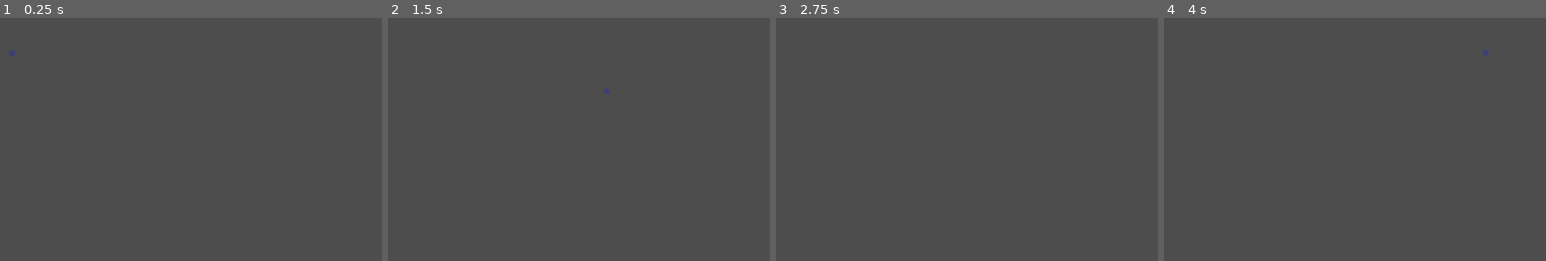
Above: before the commit, frames 1-4 (left to right).
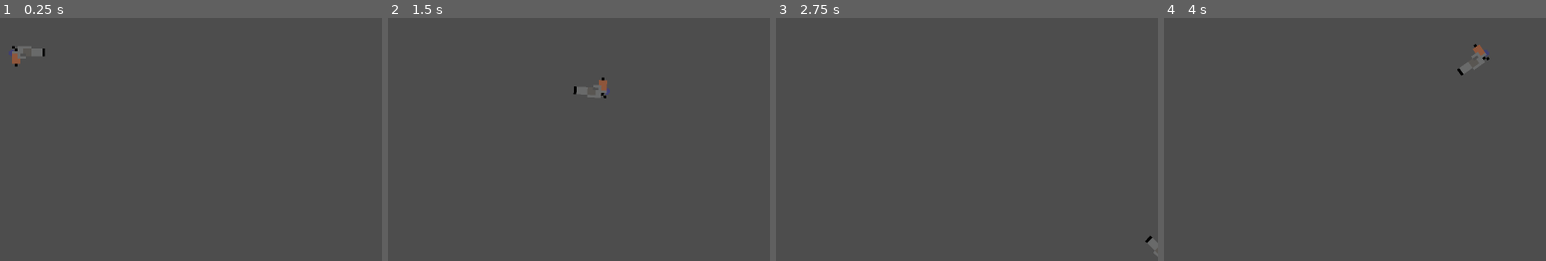
Above: after the commit, the same moments.

Repository: CraftonComputerScienceClub/ElementalChaosGame
Game: Godot game, scene res://game_scenes/test_scene/main_scene.tscn
Same seed, same stepped clock (60 frames per second), same inputs: the game is played once before the commit and once after it.
Inputs (mouse positions are in pixels of both pictures, inside the frame that each line leads up to):
- Up to frame 1 (0.25 s): no input
- Up to frame 2 (1.5 s): tap Enter at 0.5 s; move the mouse to (563, 32) at 0.52 s; hold D (Right) 0.53-1.28 s; click (563, 32) at 0.6 s; move the mouse to (outside the picture) at 1.27 s; hold S (Down) from 1.28 s (still down); click (outside the picture) at 1.35 s
- Up to frame 3 (2.75 s): move the mouse to (outside the picture) at 2.02 s; release S (Down) at 2.03 s; hold D (Right) from 2.03 s (still down); click (outside the picture) at 2.1 s
- Up to frame 4 (4 s): move the mouse to (outside the picture) at 2.77 s; release D (Right) at 2.78 s; hold W (Up) 2.78-3.53 s; click (outside the picture) at 2.85 s; tap Space at 3.5 s; move the mouse to (1397, 115) at 3.52 s; hold A (Left) from 3.53 s (still down); click (1397, 115) at 3.6 s

The runs differ from the first frame. In frame 1, 0.3% of the frame differs, in the area x 3-12%, y 11-21%; in frame 2, 0.3%; in frame 3, 0.1%; in frame 4, 0.3%.

Commit message:
Added Shooting Scripts and Scenes
Currently the shooting is not working as the bullet is having trouble creating new instances of itself.
beyond that i have added parts to create modular systems to make for easy bullet and "gun "creation.

Diff:
--- a/Global.gd
+++ b/Global.gd
@@ -6,3 +6,11 @@
 	CARBON,
 	SULFER
 }
+
+var Gun_list:Array[Base_Gun]
+
+func add_to_gun_list(gun:Base_Gun)->void:
+	Gun_list.append(gun)
+
+func rem_to_gun_list(gun:Base_Gun)->void:
+	Gun_list.erase(gun)
--- /dev/null
+++ b/components/base_gun/base_gun.tscn
@@ -0,0 +1,18 @@
+[gd_scene load_steps=3 format=3 uid="uid://dl7rtjmyxxm0l"]
+
+[ext_resource type="Script" path="res://components/base_gun/base_gun_script.gd" id="1_agbfi"]
+[ext_resource type="Texture2D" uid="uid://bayfy6nsdxpch" path="res://game_assets/gun_temp/gun_temp_sprite.png" id="2_kooht"]
+
+[node name="Base_Gun" type="Node2D"]
+script = ExtResource("1_agbfi")
+
+[node name="Gun_Barrel_Inner" type="Marker2D" parent="."]
+position = Vector2(50, 0)
+
+[node name="Gun_Barrel_Outer" type="Marker2D" parent="."]
+position = Vector2(100, 0)
+
+[node name="Sprite2D" type="Sprite2D" parent="."]
+position = Vector2(36, -4)
+scale = Vector2(5.91667, 5.5)
+texture = ExtResource("2_kooht")
--- /dev/null
+++ b/components/base_gun/base_gun_script.gd
@@ -0,0 +1,24 @@
+extends Node2D
+class_name Base_Gun
+@onready var inner_marker:Marker2D = $Bullet_Barrel_Inner
+@onready var outter_marker:Marker2D = $Bullet_Barrel_Outer
+@export var max_ammo:int
+const gun_bullet = preload("res://game_assets/bullet_list/temp_bullet_one/temp_bullet.tscn")
+
+
+func _physics_process(delta: float) -> void:
+	look_at(get_global_mouse_position())
+	if Input.is_action_just_pressed("Shoot_left"):
+		#Shoot() #shooting is currently not working instance issues
+		pass
+
+
+func get_mouse_vector()-> Vector2:
+	return outter_marker.position - inner_marker.position
+
+
+func Shoot()->void:
+	var bullet = gun_bullet.instance() #issue here with call for instance of new bullet
+
+	get_parent().get_parent().add_child(bullet)
+	bullet.position = outter_marker.global_position
--- a/components/bullet_barrel/bullet_barrel.gd
+++ /dev/null
@@ -1,8 +0,0 @@
-extends Node2D
-class_name Bullet_Barrel
-@onready var inner_marker:Marker2D = $Bullet_Barrel_Inner
-@onready var outter_marker:Marker2D = $Bullet_Barrel_Outer
-
-
-func get_mouse_vector()-> Vector2:
-	return outter_marker.position - inner_marker.position
--- a/components/bullet_barrel/bullet_barrel.tscn
+++ /dev/null
@@ -1,12 +0,0 @@
-[gd_scene load_steps=2 format=3 uid="uid://dl7rtjmyxxm0l"]
-
-[ext_resource type="Script" path="res://components/bullet_barrel/bullet_barrel.gd" id="1_6652i"]
-
-[node name="Bullet_Barrel" type="Node2D"]
-script = ExtResource("1_6652i")
-
-[node name="Bullet_Barrel_Inner" type="Marker2D" parent="."]
-position = Vector2(50, 0)
-
-[node name="Bullet_Barrel_Outer" type="Marker2D" parent="."]
-position = Vector2(100, 0)
--- /dev/null
+++ b/components/gun_loop/gun_loop.tscn
@@ -0,0 +1,6 @@
+[gd_scene load_steps=2 format=3 uid="uid://bvrofy6dmmlq7"]
+
+[ext_resource type="Script" path="res://components/gun_loop/gun_loop_script.gd" id="1_kkrd4"]
+
+[node name="Gun_Loop" type="Node2D"]
+script = ExtResource("1_kkrd4")
--- /dev/null
+++ b/components/gun_loop/gun_loop_script.gd
@@ -0,0 +1,14 @@
+extends Node2D
+
+# Called when the node enters the scene tree for the first time.
+func _ready() -> void:
+	pass # Replace with function body.
+
+
+# Called every frame. 'delta' is the elapsed time since the previous frame.
+func _process(delta: float) -> void:
+	pass
+
+
+func update_gun_loop()->void:
+	pass
--- a/entities/player/player_body.tscn
+++ b/entities/player/player_body.tscn
@@ -4,7 +4,7 @@
 [ext_resource type="PackedScene" uid="uid://dljrfxoshkeul" path="res://components/health_component/health_component.tscn" id="2_cd26c"]
 [ext_resource type="PackedScene" uid="uid://cdtvnbkryh6ut" path="res://components/hitbox_component/hitbox_component.tscn" id="3_s67lt"]
 [ext_resource type="Texture2D" uid="uid://dqkg0qey1ucub" path="res://entities/player/Player_temp_sprite.png" id="5_gf6g0"]
-[ext_resource type="PackedScene" uid="uid://dl7rtjmyxxm0l" path="res://components/bullet_barrel/bullet_barrel.tscn" id="6_2ah3f"]
+[ext_resource type="PackedScene" uid="uid://dl7rtjmyxxm0l" path="res://components/base_gun/base_gun.tscn" id="6_2ah3f"]
 
 [sub_resource type="CircleShape2D" id="CircleShape2D_qc84w"]
 radius = 9.05539
--- /dev/null
+++ b/game_assets/bullet_list/base_bullet/base_bullet.gd
@@ -0,0 +1,12 @@
+extends Area2D
+class_name Base_Bullet
+@export var bullet_speed:float
+@export var bullet_sprite:Texture
+# Called when the node enters the scene tree for the first time.
+func _ready() -> void:
+	$Sprite2D.texture = bullet_sprite
+
+
+# Called every frame. 'delta' is the elapsed time since the previous frame.
+func _process(delta: float) -> void:
+	position.x += bullet_speed * delta
--- /dev/null
+++ b/game_assets/bullet_list/base_bullet/base_bullet.tscn
@@ -0,0 +1,10 @@
+[gd_scene load_steps=3 format=3 uid="uid://brqhfx8ui310"]
+
+[ext_resource type="Script" path="res://game_assets/bullet_list/base_bullet/base_bullet.gd" id="1_fxag1"]
+[ext_resource type="Texture2D" uid="uid://cey51hrfq1drc" path="res://game_assets/bullet_list/base_bullet/temp_bullet.png" id="2_j0tck"]
+
+[node name="Base_Bullet" type="Area2D"]
+script = ExtResource("1_fxag1")
+
+[node name="Sprite2D" type="Sprite2D" parent="."]
+texture = ExtResource("2_j0tck")
--- /dev/null
+++ b/game_assets/bullet_list/temp_bullet_one/temp_bullet.tscn
@@ -0,0 +1,13 @@
+[gd_scene load_steps=4 format=3 uid="uid://dasl50bur2toe"]
+
+[ext_resource type="Script" path="res://game_assets/bullet_list/base_bullet/base_bullet.gd" id="1_4qyrw"]
+[ext_resource type="Texture2D" uid="uid://cey51hrfq1drc" path="res://game_assets/bullet_list/base_bullet/temp_bullet.png" id="2_tv8k0"]
+
+[sub_resource type="CircleShape2D" id="CircleShape2D_g0dcf"]
+
+[node name="TempBullet" type="Area2D"]
+script = ExtResource("1_4qyrw")
+bullet_sprite = ExtResource("2_tv8k0")
+
+[node name="CollisionShape2D" type="CollisionShape2D" parent="."]
+shape = SubResource("CircleShape2D_g0dcf")
--- a/project.godot
+++ b/project.godot
@@ -44,6 +44,21 @@
 "events": [Object(InputEventKey,"resource_local_to_scene":false,"resource_name":"","device":-1,"window_id":0,"alt_press …(192 unchanged characters)…
 ]
 }
+Shoot_left={
+"deadzone": 0.5,
+"events": [Object(InputEventMouseButton,"resource_local_to_scene":false,"resource_name":"","device":-1,"window_id":0,"alt_pressed":false,"shift_pressed":false,"ctrl_pressed":false,"meta_pressed":false,"button_mask":1,"position":Vector2(238, 23),"global_position":Vector2(247, 69),"factor":1.0,"button_index":1,"canceled":false,"pressed":true,"double_click":false,"script":null)
+]
+}
+Dash={
+"deadzone": 0.5,
+"events": [Object(InputEventKey,"resource_local_to_scene":false,"resource_name":"","device":-1,"window_id":0,"alt_pressed":false,"shift_pressed":false,"ctrl_pressed":false,"meta_pressed":false,"pressed":false,"keycode":0,"physical_keycode":4194325,"key_label":0,"unicode":0,"location":0,"echo":false,"script":null)
+]
+}
+Space={
+"deadzone": 0.5,
+"events": [Object(InputEventKey,"resource_local_to_scene":false,"resource_name":"","device":-1,"window_id":0,"alt_pressed":false,"shift_pressed":false,"ctrl_pressed":false,"meta_pressed":false,"pressed":false,"keycode":0,"physical_keycode":32,"key_label":0,"unicode":32,"location":0,"echo":false,"script":null)
+]
+}
 
 [rendering]
 
Renamed: game_assets/bullet_temp/Temp_Bullet.aseprite -> game_assets/bullet_list/base_bullet/Temp_Bullet.aseprite
Renamed: game_assets/bullet_temp/temp_bullet.png -> game_assets/bullet_list/base_bullet/temp_bullet.png
Not shown, added: game_assets/bullet_list/base_bullet/temp_bullet.png.import
Binary file added: game_assets/gun_temp/gun_temp_sprite.png
Not shown, changed: game_assets/gun_temp/gun_temp_sprite.png.import
